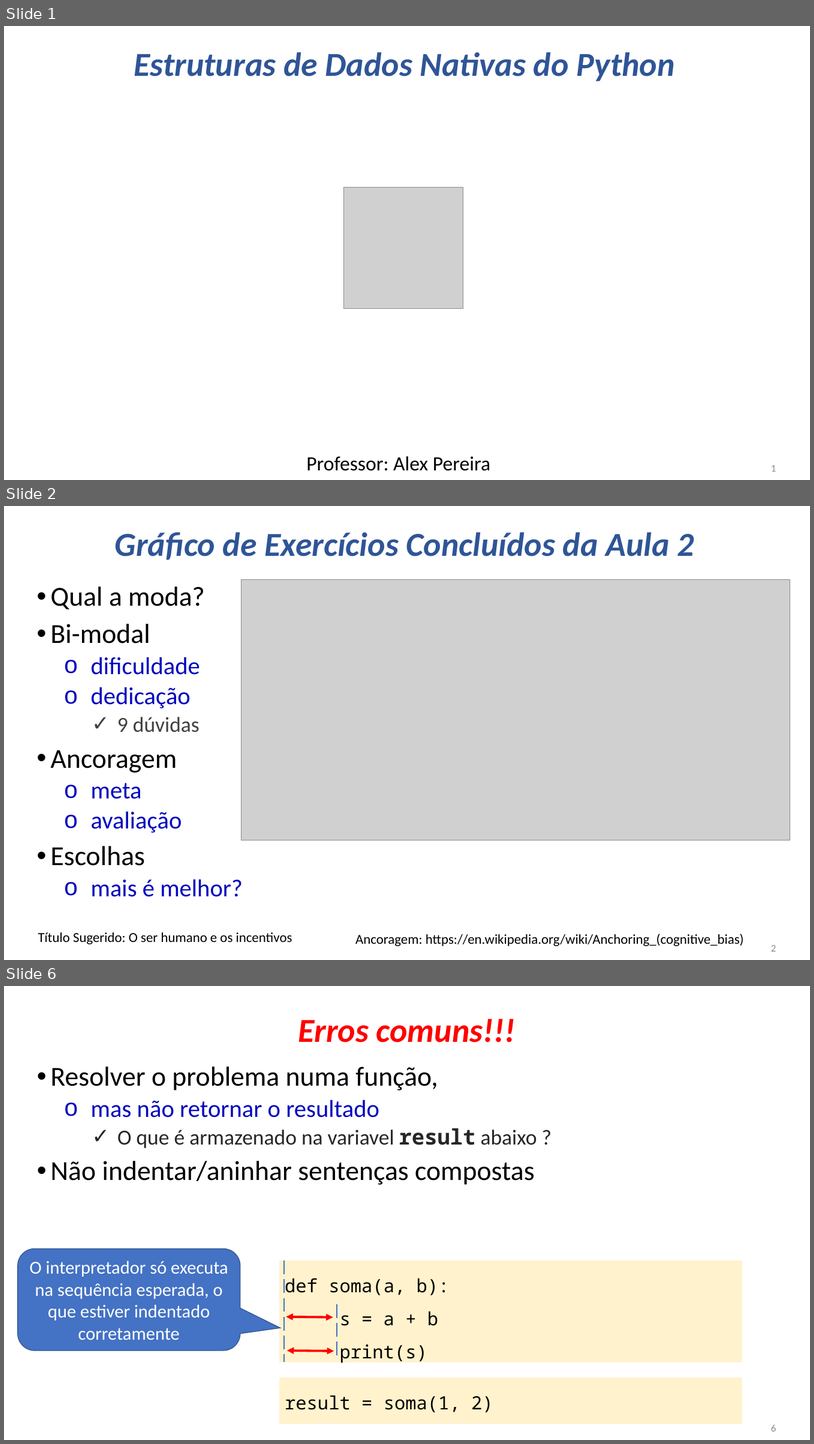
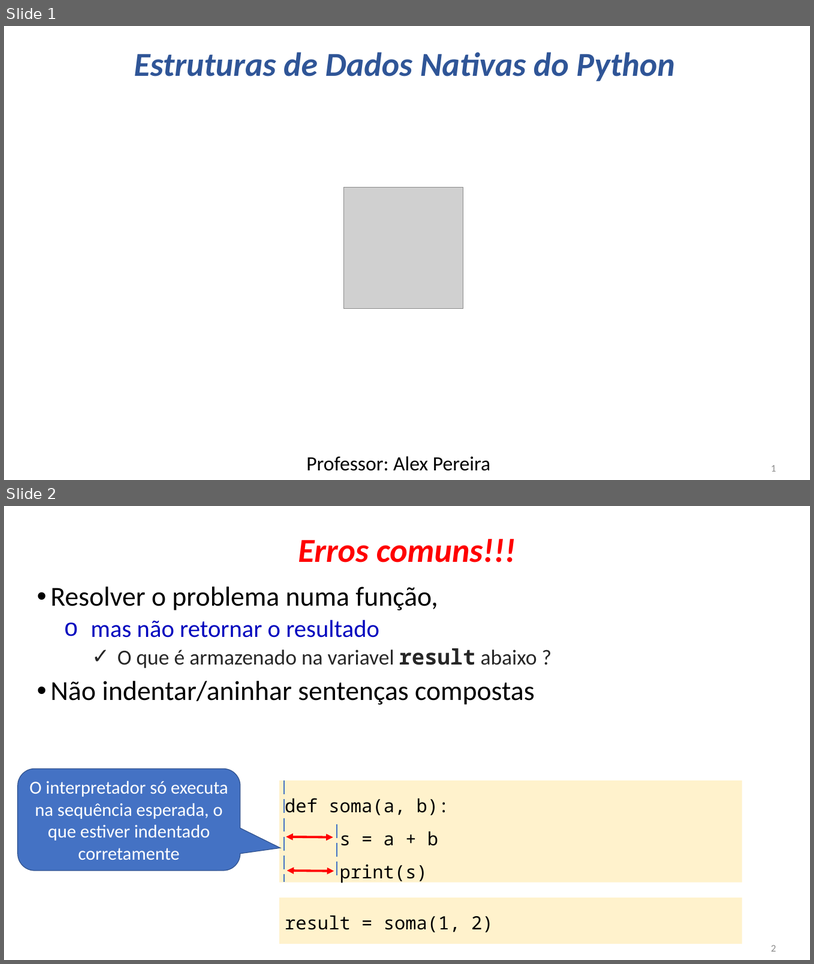
Before and after one commit to fabriciosantana/mcdia-python, a slide deck: Aulas/Aula3/Aula03_Python_Parte2.pptx. Shown one above the other, each under a label of ours: slides 1, 2 and 6 before the commit, slides 1 and 2 after it; the slides between them are not shown. The pictures are 814x1444 and 814x964 pixels, drawn with LibreOffice and Linux fonts; fonts in the diff are those of the drawing; grey boxes stand for pictures. Boxes give left, top, right and bottom in pixels: in the first picture for what was removed or moved away, otherwise in the second. Text is boxed around its words. In the diff, an @@ line names an element or a change of style, - is before the commit and + after.

```diff
--- a/Aulas/Aula3/Aula03_Python_Parte2.pptx
+++ b/Aulas/Aula3/Aula03_Python_Parte2.pptx
@@ slide 2 removed at <box>4,506,810,960</box>, background #FFFFFF @@
@@ text removed at <box>115,532,694,560</box> @@
-Gráfico de Exercícios Concluídos da Aula 2
@@ text removed at <box>51,586,243,897</box> @@
-• Qual a moda?
-• Bi-modal
-  o dificuldade
-  o dedicação
-    ✓ 9 dúvidas
-• Ancoragem
-  o meta
-  o avaliação
-• Escolhas
-  o mais é melhor?
@@ picture removed at <box>242,580,790,840</box> @@
@@ text removed at <box>38,932,293,944</box> @@
-Título Sugerido: O ser humano e os incentivos
@@ text removed at <box>356,933,744,946</box> @@
-Ancoragem: https://en.wikipedia.org/wiki/Anchoring_(cognitive_bias)
@@ page number removed at <box>771,945,777,951</box> @@
-2
@@ what was slide 6 is now slide 2 @@
@@ page number at <box>771,945,777,951</box>: text changed @@
-6
+2
```
Also in this commit, not shown: 3 other slides removed.
